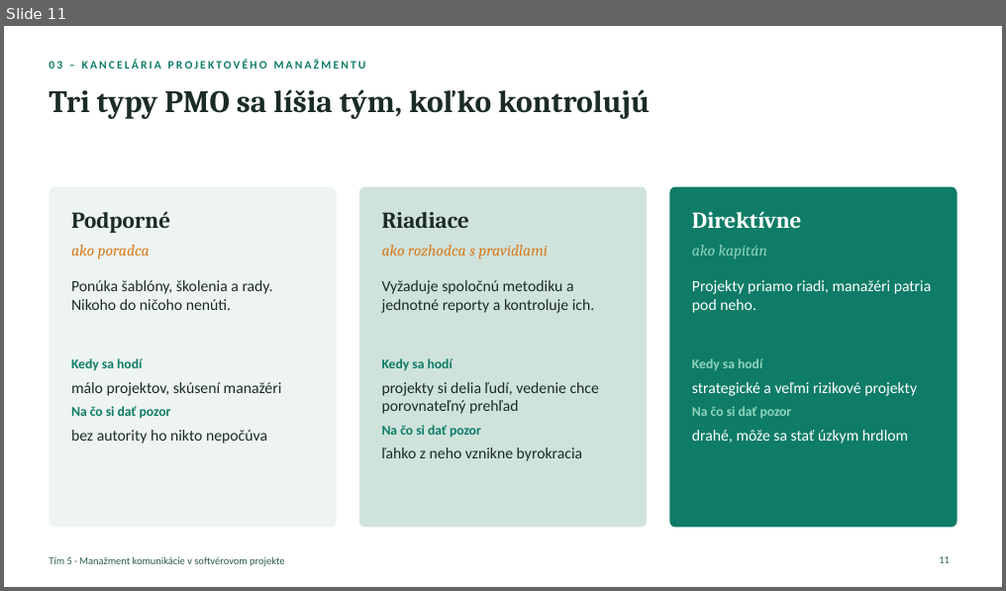
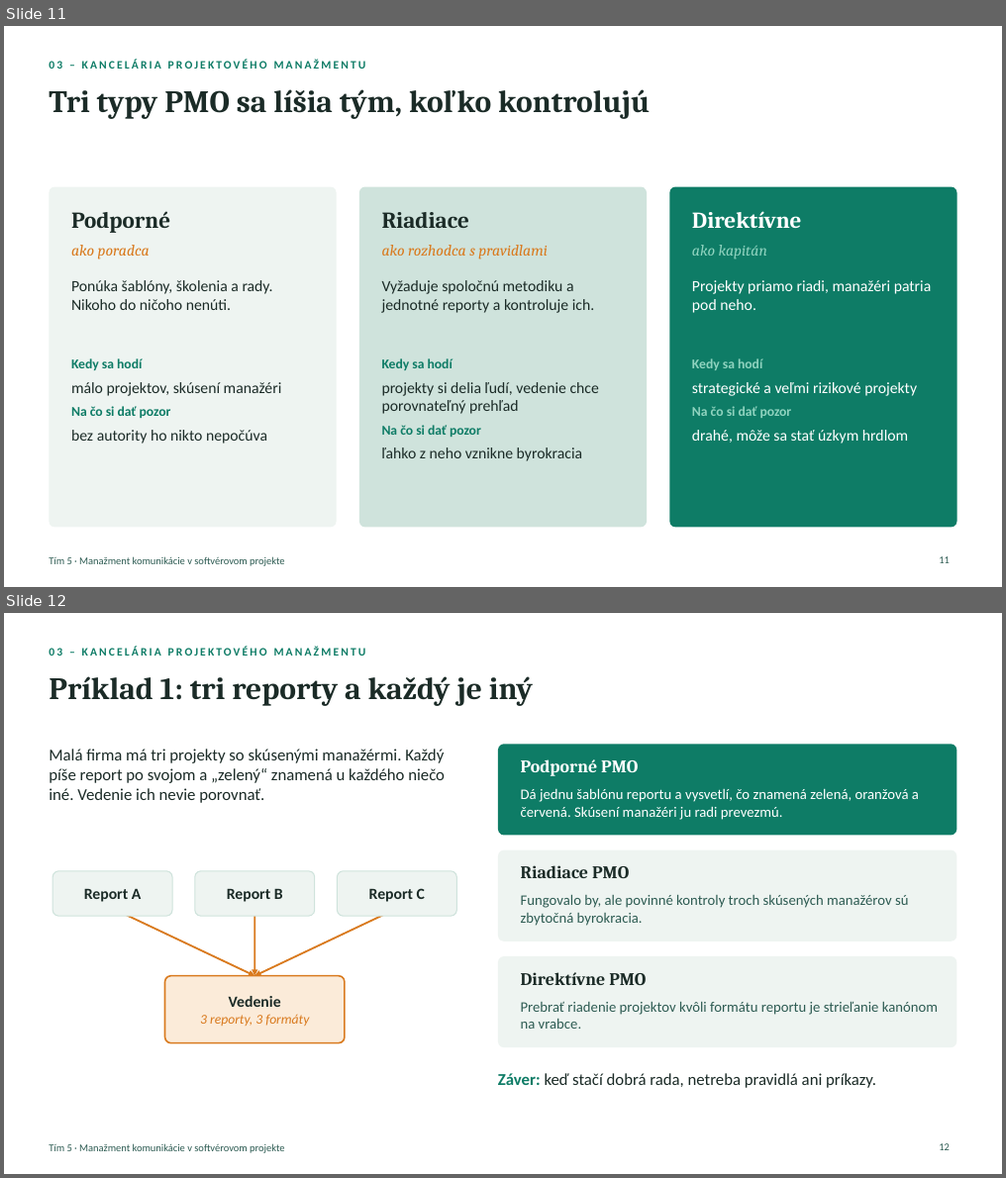
Before and after one commit to ADAMUSSO/MTS, a slide deck: Prezentacie/Manažment komunikácie – vysvetľujúca prezentácia.pptx. Shown one above the other, each under a label of ours: slide 11 before the commit, slides 11 and 12 after it. The pictures are 1006x591 and 1006x1178 pixels, drawn with LibreOffice and Linux fonts; fonts in the diff are those of the drawing. Boxes give left, top, right and bottom in pixels: in the first picture for what was removed or moved away, otherwise in the second. Text is boxed around its words. In the diff, an @@ line names an element or a change of style, - is before the commit and + after.

```diff
--- a/Prezentacie/Manažment komunikácie – vysvetľujúca prezentácia.pptx
+++ b/Prezentacie/Manažment komunikácie – vysvetľujúca prezentácia.pptx
@@ slide 12 added at (4,613,1002,1174), background #FFFFFF; not listed: 1 template element that a slide beside it also shows @@
@@ text added at (49,646,366,656), 11 pt, text #0E7C66, bold @@
+03 – KANCELÁRIA PROJEKTOVÉHO MANAŽMENTU
@@ title added at (49,676,533,706), 30 pt, text #1B2B27, bold @@
+Príklad 1: tri reporty a každý je iný
@@ text added at (49,749,445,803), 16 pt, text #1B2B27 @@
+Malá firma má tri projekty so skúsenými manažérmi. Každý píše report po svojom a „zelený“ znamená u každého niečo iné. Vedenie ich nevie porovnať.
@@ rounded rectangle added at (498,744,957,836), fill #0E7C66 @@
@@ text added at (521,760,638,776), 17 pt, text #FFFFFF, bold @@
+Podporné PMO
@@ text added at (521,788,919,820), 14 pt, text #FFFFFF @@
+Dá jednu šablónu reportu a vysvetlí, čo znamená zelená, oranžová a červená. Skúsení manažéri ju radi prevezmú.
@@ rounded rectangle added at (53,871,172,916), fill #EEF4F1, outline #CFE3DC 1 pt @@
@@ rounded rectangle added at (195,871,315,916), fill #EEF4F1, outline #CFE3DC 1 pt @@
@@ rounded rectangle added at (338,871,456,916), fill #EEF4F1, outline #CFE3DC 1 pt @@
@@ rounded rectangle added at (498,851,957,942), fill #EEF4F1 @@
@@ text added at (521,865,629,878), 17 pt, text #1B2B27, bold @@
+Riadiace PMO
@@ text added at (84,888,142,902), 15 pt, text #1B2B27, bold @@
+Report A
@@ arrow added from (113, 909) to (254, 976), #D97A1E 1.75 pt @@
@@ text added at (227,888,283,902), 15 pt, text #1B2B27, bold @@
+Report B
@@ arrow added from (254, 909) to (254, 976), #D97A1E 1.75 pt @@
@@ arrow added from (397, 909) to (254, 976), #D97A1E 1.75 pt @@
@@ text added at (369,888,425,902), 15 pt, text #1B2B27, bold @@
+Report C
@@ text added at (521,894,908,926), 14 pt, text #2E5C53 @@
+Fungovalo by, ale povinné kontroly troch skúsených manažérov sú zbytočná byrokracia.
@@ rounded rectangle added at (498,957,957,1048), fill #EEF4F1 @@
@@ rounded rectangle added at (165,976,345,1044), fill #FBEBD9, outline #D97A1E 1.5 pt @@
@@ text added at (200,996,309,1026), 13 pt, text #D97A1E, italic @@
+Vedenie
+3 reporty, 3 formáty
@@ text added at (521,972,646,985), 17 pt, text #1B2B27, bold @@
+Direktívne PMO
@@ text added at (521,1001,938,1029), 14 pt, text #2E5C53 @@
+Prebrať riadenie projektov kvôli formátu reportu je strieľanie kanónom na vrabce.
@@ text added at (498,1073,876,1088), 16 pt, text #1B2B27 @@
+Záver: keď stačí dobrá rada, netreba pravidlá ani príkazy.
@@ page number added at (939,1144,949,1151), 10 pt, text #2E5C53 @@
+12
```
Also in this commit, not shown: 1 slide changed, 1 other slide added, 3 other files.
